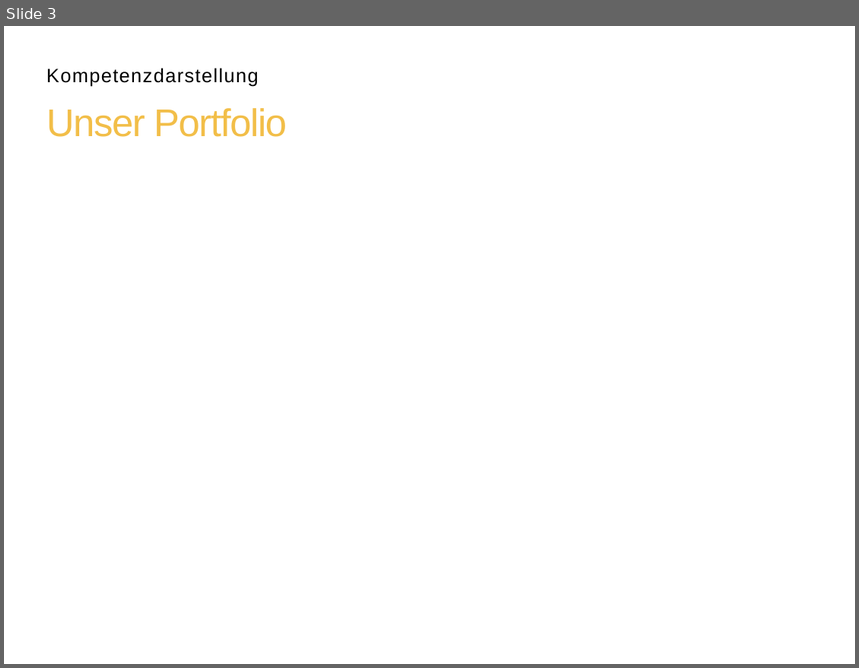
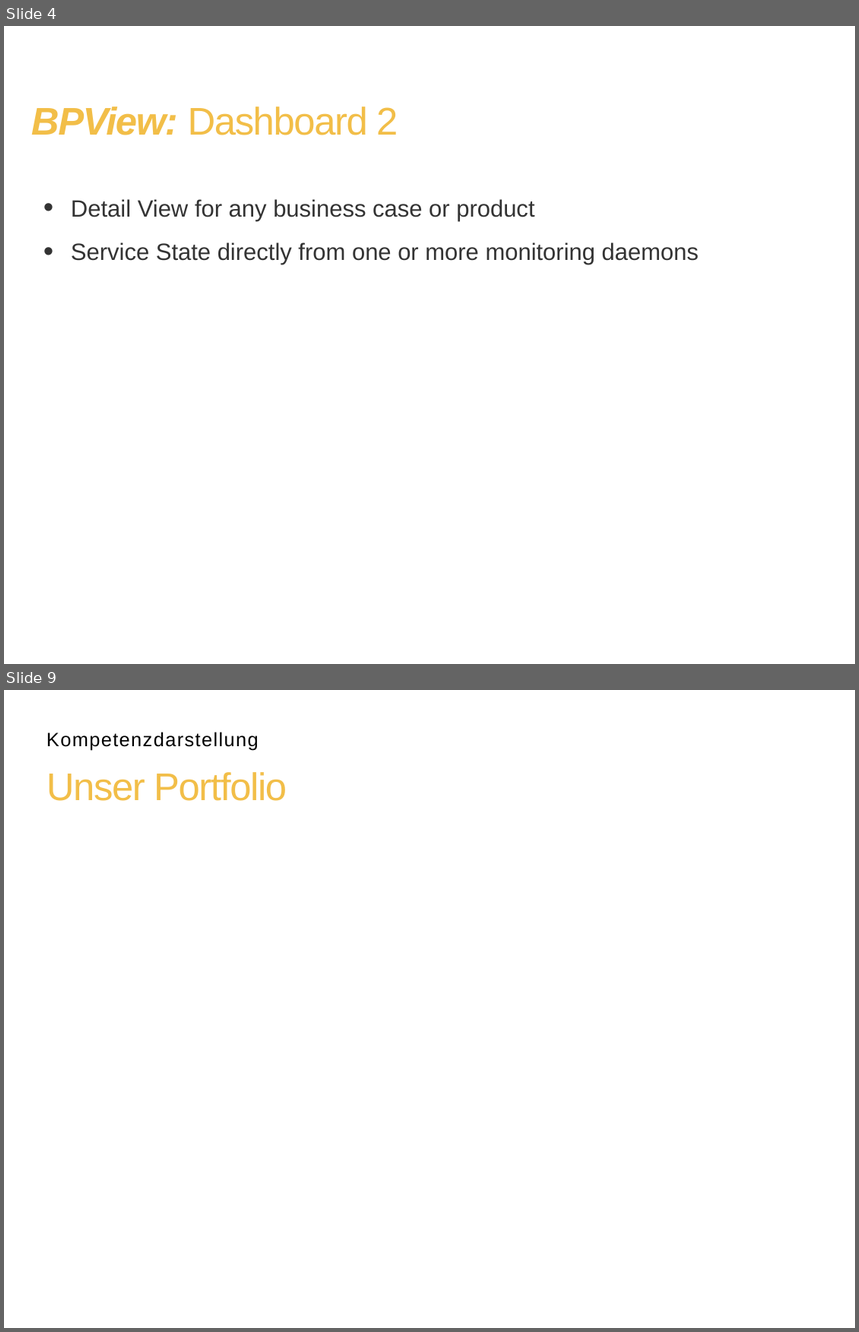
Before and after one commit to BPView/BPView, a slide deck: docs/BPView - The_Project.odp. Shown one above the other, each under a label of ours: slide 3 before the commit, slides 4 and 9 after it; the slides between them are not shown. The pictures are 859x668 and 859x1332 pixels, drawn with LibreOffice and Linux fonts; fonts in the diff are those of the drawing; background and template pictures are left out. Boxes give left, top, right and bottom in pixels: in the first picture for what was removed or moved away, otherwise in the second. Text is boxed around its words. In the diff, an @@ line names an element or a change of style, - is before the commit and + after.

```diff
--- a/docs/BPView - The_Project.odp
+++ b/docs/BPView - The_Project.odp
@@ slide 4 added at (4, 26, 855, 664), background picture (left out) @@
@@ title added at (31, 107, 398, 135), 36 pt, text #F2BE48 @@
+BPView: Dashboard 2
@@ text added at (71, 199, 699, 265), 22 pt, text #333333 @@
+• Detail View for any business case or product
+• Service State directly from one or more monitoring daemons
@@ what was slide 3 is now slide 9 @@
```
Also in this commit, not shown: 2 slides changed, 5 other slides added.
